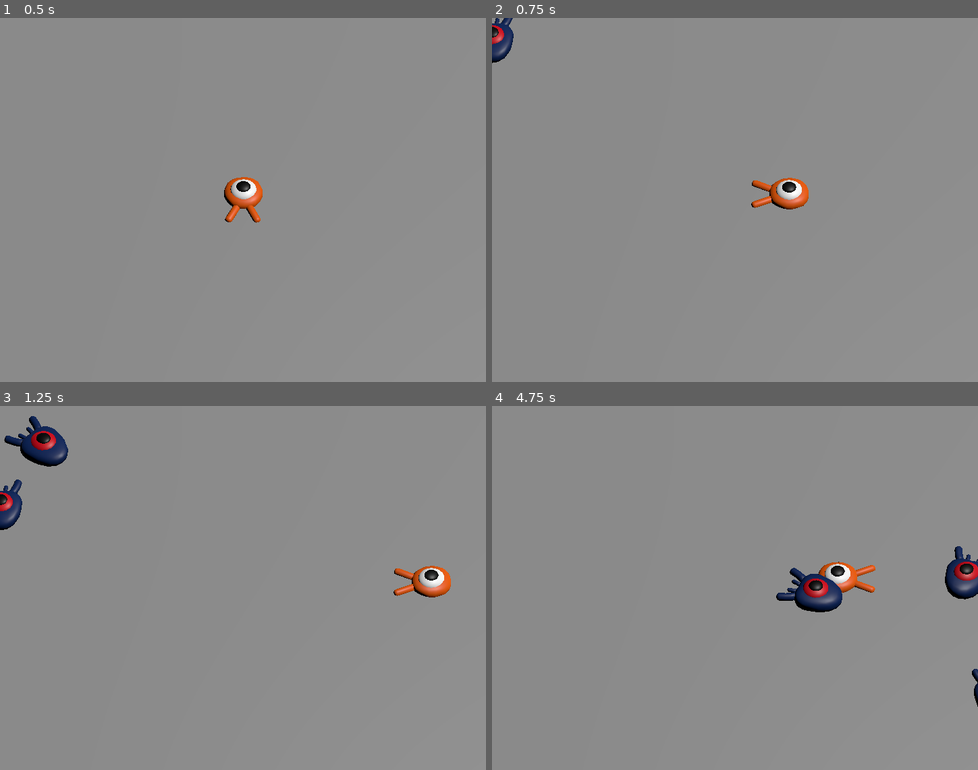
Above: before the commit, frames 1-4 (two rows, left to right).
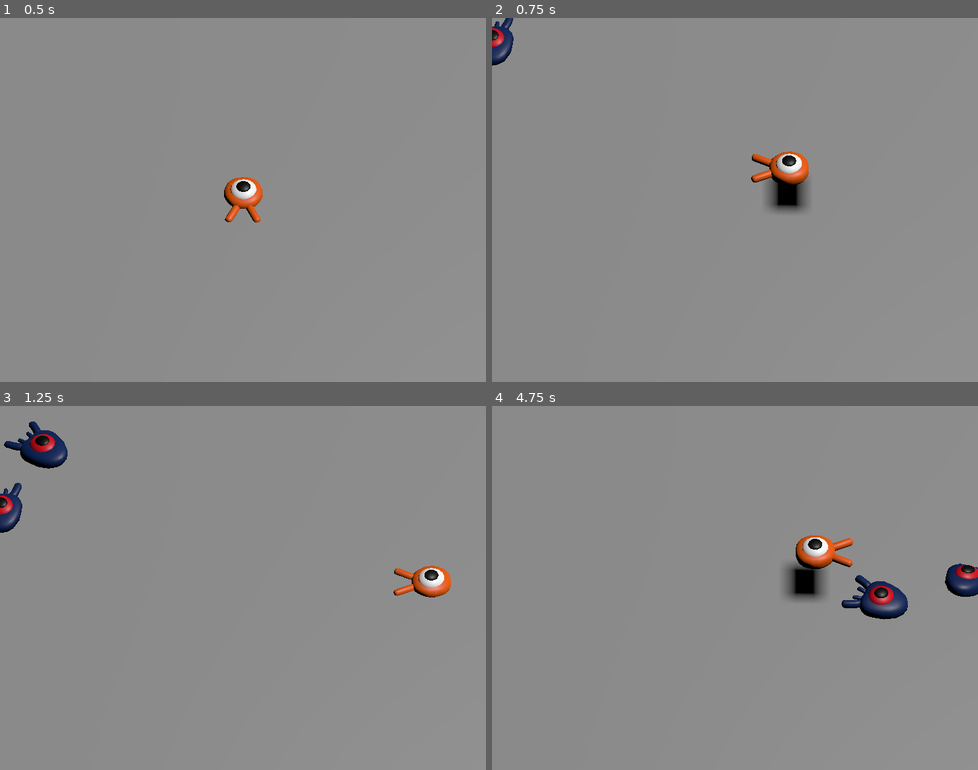
Above: after the commit, the same moments.

Repository: chiangwanyi/godot_04_squash_the_creeps_start
Game: Godot game, scene res://main.tscn
Two runs of this game, one before a commit and one after it. Both use one fixed random seed, a clock stepped at 60 frames per second and the inputs below.
Inputs:
- Up to frame 1 (0.5 s): no input
- Up to frame 2 (0.75 s): tap Enter at 0.5 s; hold D (move_right) from 0.53 s (still down); tap Space (jump) at 0.6 s
- Up to frame 3 (1.25 s): keep holding D (move_right); tap Space (jump) at 0.77, 1.07 s
- Up to frame 4 (4.75 s): release D (move_right) at 1.28 s; hold S (move_down) 1.28-2.03 s; tap Space (jump) at 1.35, 1.52, 1.82, 2.1, 2.85, 3.02, 3.32, 3.6, 3.77, 4.07, 4.35, 4.52 s; hold D (move_right) 2.03-2.78 s; hold W (move_up) 2.78-3.53 s; hold A (move_left) from 3.53 s (still down)

Frame 1 is identical in both runs. In frame 2, 1.7% of the frame differs, in the area x 0-66%, y 0-54%; in frame 3, 0.8%; in frame 4, 3.8%, in the area x 58-100%, y 35-83%.

Commit message:
物理交互

Diff:
--- a/main.tscn
+++ b/main.tscn
@@ -29,6 +29,8 @@
 
 [node name="Ground" type="StaticBody3D" parent="."]
 transform = Transform3D(1, 0, 0, 0, 1, 0, 0, 0, 1, 0, -1, 0)
+collision_layer = 4
+collision_mask = 0
 
 [node name="CollisionShape3D" type="CollisionShape3D" parent="Ground"]
 shape = SubResource("BoxShape3D_qvhck")
--- a/mob.tscn
+++ b/mob.tscn
@@ -7,6 +7,7 @@
 size = Vector3(1.62907, 1.11832, 2.93562)
 
 [node name="Mob" type="CharacterBody3D"]
+collision_layer = 2
 script = ExtResource("1_kk26s")
 
 [node name="Pivot" type="Node3D" parent="."]
--- a/player.gd
+++ b/player.gd
@@ -4,6 +4,8 @@
 @export var speed = 14
 # The downward acceleration when in the air, in meters per second squared.
 @export var fall_acceleration = 75
+# Vertical impulse applied to the character upon jumping in meters per second.
+@export var jump_impulse = 20
 
 var target_velocity = Vector3.ZERO
 
@@ -32,6 +34,10 @@
 	if not is_on_floor(): # If in the air, fall towards the floor. Literally gravity
 		target_velocity.y = target_velocity.y - (fall_acceleration * delta)
 
+	# Jumping.
+	if is_on_floor() and Input.is_action_just_pressed("jump"):
+		target_velocity.y = jump_impulse
+
 	# Moving the Character
 	velocity = target_velocity
 	move_and_slide()
--- a/player.tscn
+++ b/player.tscn
@@ -7,6 +7,7 @@
 radius = 0.8
 
 [node name="Player" type="CharacterBody3D"]
+collision_mask = 6
 script = ExtResource("1_k2buf")
 
 [node name="Pivot" type="Node3D" parent="."]
--- a/project.godot
+++ b/project.godot
@@ -48,6 +48,12 @@
 ]
 }
 
+[layer_names]
+
+3d_physics/layer_1="player"
+3d_physics/layer_2="enemies"
+3d_physics/layer_3="world"
+
 [rendering]
 
 quality/driver/driver_name="GLES2"
